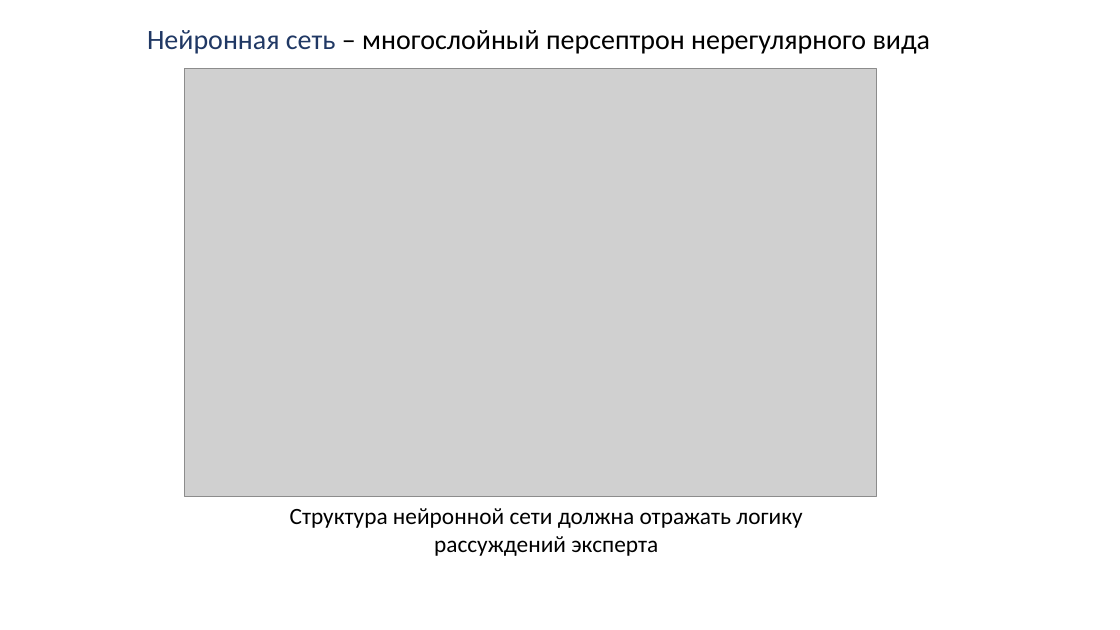
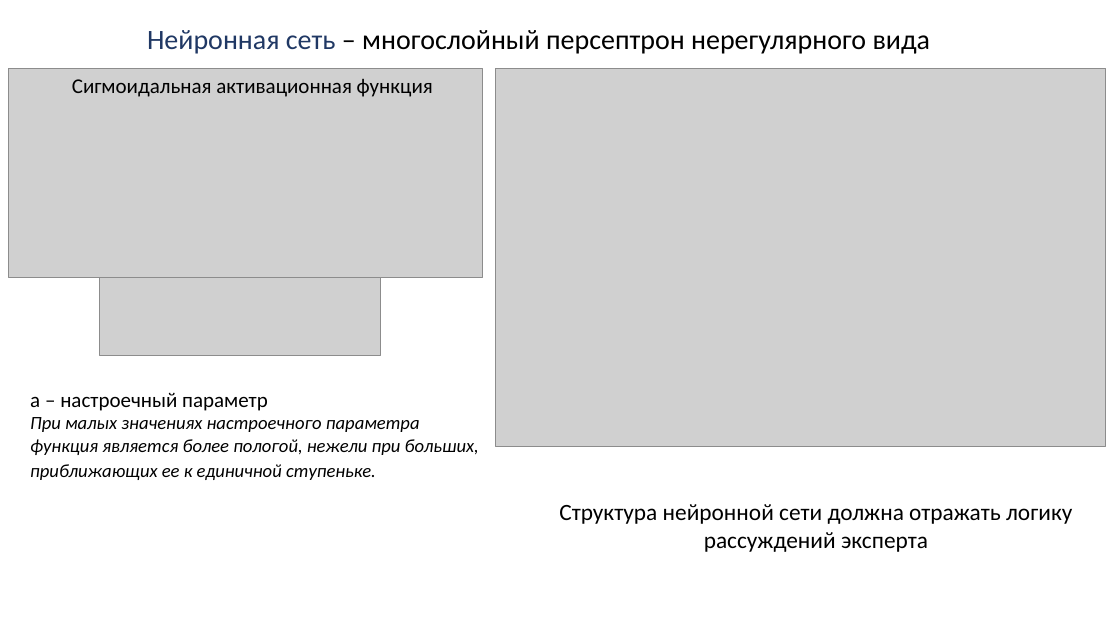
Before and after one commit to sevoster/hybrid-decision-making-system, a slide deck: slide 15 of docs/Синтетическая Презентация.pptx (slide 14 before the commit). Drawn at 1120x630 pixels with LibreOffice and Linux fonts; fonts in the diff are those of the drawing; grey boxes stand for pictures. Boxes give left, top, right and bottom in pixels: in the first picture for what was removed or moved away, otherwise in the second. Text is boxed around its words. In the diff, an @@ line names an element or a change of style, - is before the commit and + after.

```diff
--- a/docs/Синтетическая Презентация.pptx
+++ b/docs/Синтетическая Презентация.pptx
@@ picture added at bbox=[9, 68, 483, 277] @@
@@ text added at bbox=[72, 79, 433, 97], 18 pt, text #000000 @@
+Сигмоидальная активационная функция
@@ picture: place and size @@
-picture at bbox=[185, 68, 876, 497]
+picture at bbox=[496, 68, 1106, 446]
@@ picture added at bbox=[99, 277, 381, 355] @@
@@ text added at bbox=[30, 392, 479, 480], 16 pt, text #000000, italic @@
+a – настроечный параметр
+При малых значениях настроечного параметра функция является более пологой, нежели при больших, приближающих ее к единичной ступеньке.
@@ text "Структура нейронной сети должна отражать ...": place and size @@
-text "Структура нейронной сети должна отражать ..." at bbox=[290, 508, 802, 556]
+text "Структура нейронной сети должна отражать ..." at bbox=[559, 504, 1072, 552]
```
Also in this commit, not shown: 9 other slides changed, 8 slides added.
